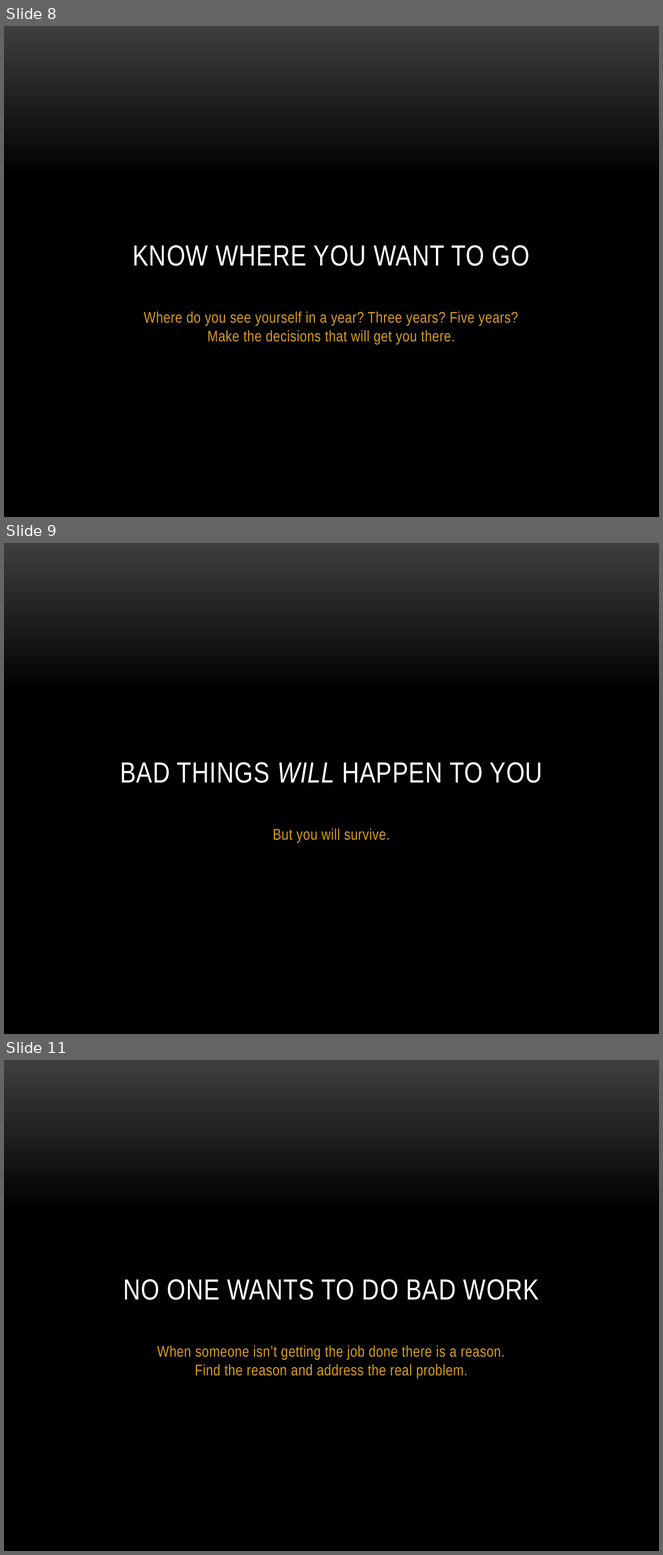
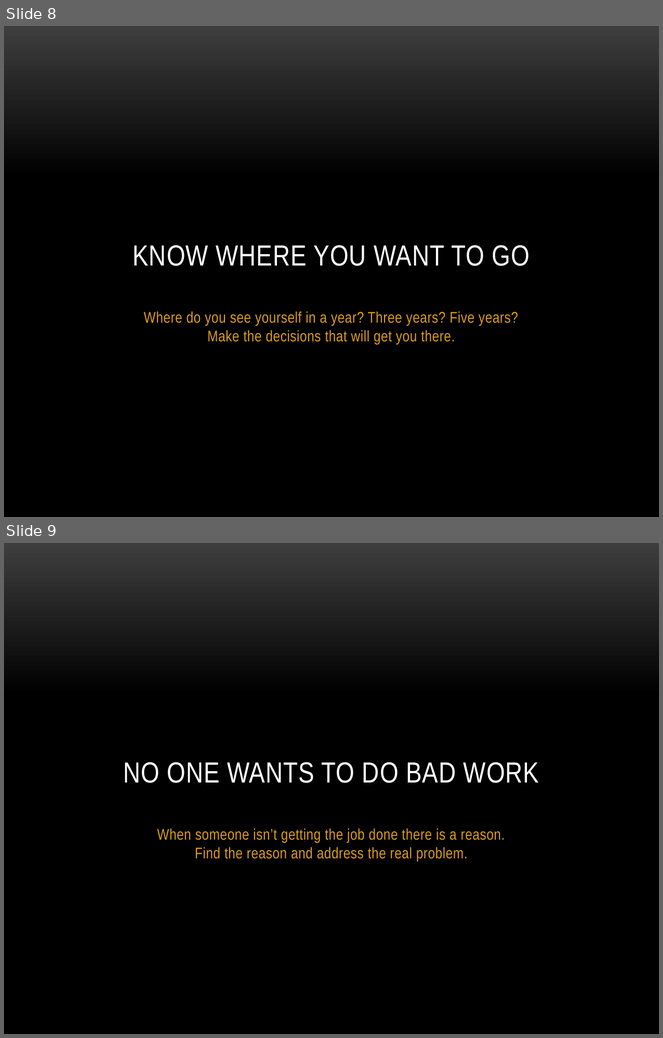
Before and after one commit to jdantonio/devbootcamp-2013-presentation, a slide deck: what-ive-learned-presentation.pptx. Shown one above the other, each under a label of ours: slides 8, 9 and 11 before the commit, slides 8 and 9 after it; the slides between them are not shown. The pictures are 663x1555 and 663x1038 pixels, drawn with LibreOffice and Linux fonts; fonts in the diff are those of the drawing; background and template pictures are left out. Boxes give left, top, right and bottom in pixels: in the first picture for what was removed or moved away, otherwise in the second. Text is boxed around its words. In the diff, an @@ line names an element or a change of style, - is before the commit and + after.

```diff
--- a/what-ive-learned-presentation.pptx
+++ b/what-ive-learned-presentation.pptx
@@ slide 9 removed at [4, 543, 659, 1034], background gradient #3F3F3F to #000000 @@
@@ title removed at [120, 762, 543, 783] @@
-BAD THINGS WILL HAPPEN TO YOU
@@ subtitle removed at [273, 828, 390, 843] @@
-But you will survive.
@@ what was slide 11 is now slide 9 @@
```
Also in this commit, not shown: 3 slides changed, 6 other slides removed, 2 other files.
